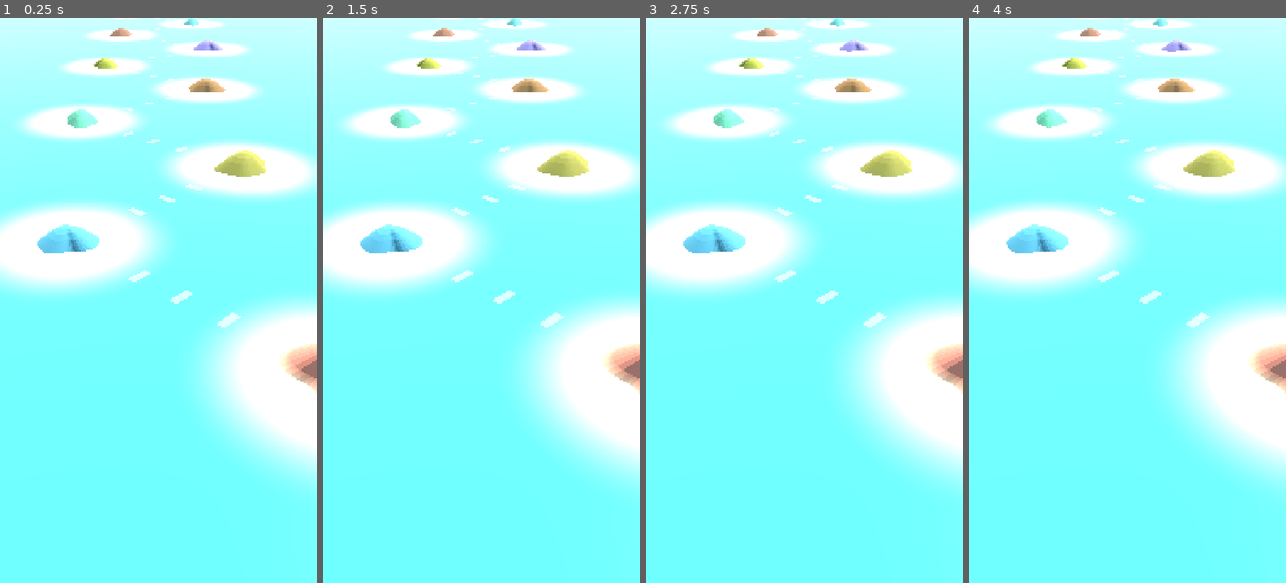
Above: before the commit, frames 1-4 (left to right).
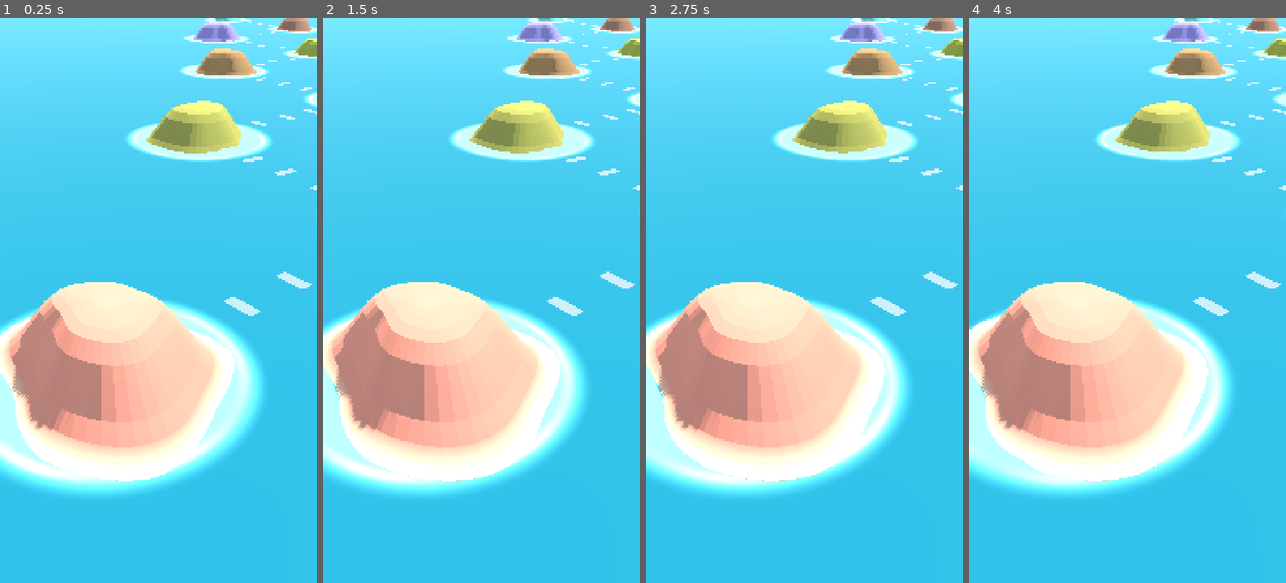
Above: after the commit, the same moments.

Repository: Ysajid/iloveyouallah
Game: Godot game, scene res://Main.tscn
The game is run twice, just before and just after one commit, with the same random seed, the same clock (stepped at 60 frames per second) and the same inputs.
Inputs:
- Up to frame 1 (0.25 s): no input
- Up to frame 2 (1.5 s): tap Enter at 1.25 s
- Up to frame 3 (2.75 s): tap Space at 2 s
- Up to frame 4 (4 s): tap Enter at 2.75 s; tap Space at 3.5 s

The runs differ from the first frame. In frame 1, 98% of the frame differs, in the area x 0-100%, y 0-100%; in frame 2, 98%; in frame 3, 98%; in frame 4, 98%.

Commit message:
Godot map renders: five passes of fixing what I could finally see
The render pipeline works. Godot's GL Compatibility renderer runs under
Xvfb on llvmpipe, so `--shot` writes a real PNG of the real scene. For
the first time in this project the visuals were checked by looking at
them, and it immediately earned its keep — five defects in four passes,
every one of them invisible to a compiler or a unit test:

- The archipelago was mirrored. The camera looks along +Z, which puts
  world -X on the right of the screen, so the islands came out as a
  mirror of the web and Compose layouts.
- The white halo around each island was not foam. WATER_SHALLOW was so
  pale it read as white, and the shore gradient smeared it over metres
  of sea. Foam was innocent; the palette was not.
- The plateau was mottled with radial banding. The innermost ring of
  the mesh collapsed every vertex onto the centre, so the whole first
  band was zero-area triangles with meaningless normals. It is a proper
  fan from a single apex now.
- The islands were pancakes. The plateau profile flattened them to the
  point of looking like shells rather than land.
- The camera framed open ocean. It tracked only the island's distance
  and stayed at x=0, so the island you are on hung off the edge of the
  frame with empty water in the middle.

Also calmed: the water was neon, the shaded flank of an island was a
dark smudge until a cool fill light was added opposite the sun.

Still to come: the labels, the card, game, profile and list screens,
and the Android export.

Co-Authored-By: Claude Opus 5 <noreply@anthropic.com>
Claude-Session: https://claude.ai/code/session_01Af372A4qCyUosTtXMCLeRb

Diff:
--- a/godot/shaders/water.gdshader
+++ b/godot/shaders/water.gdshader
@@ -38,16 +38,16 @@
 		nearest = min(nearest, d);
 	}
 
-	float shore = 1.0 - smoothstep(0.0, 5.5, max(nearest, 0.0));
+	float shore = 1.0 - smoothstep(0.0, 1.1, max(nearest, 0.0));
 	vec3 base = mix(deep_colour, shallow_colour, shore);
 
 	// a band of foam that breathes in and out against the shore
 	float t = TIME * wave_speed;
-	float band = 1.0 - smoothstep(0.0, 1.5, abs(nearest - 0.55 - sin(t * 0.9) * 0.22));
-	float texture_noise = 0.5 + 0.5 * ripple(world_pos.xz * 2.3, t * 1.4);
-	float foam = clamp(band * texture_noise * 1.2, 0.0, 1.0);
+	float band = 1.0 - smoothstep(0.0, 0.34, abs(nearest - 0.25 - sin(t * 0.9) * 0.09));
+	float texture_noise = 0.55 + 0.45 * ripple(world_pos.xz * 2.3, t * 1.4);
+	float foam = clamp(band * texture_noise, 0.0, 1.0);
 
-	ALBEDO = mix(base, foam_colour, foam * 0.85);
+	ALBEDO = mix(base, foam_colour, foam * 0.45);
 	ROUGHNESS = mix(0.10, 0.45, foam);
-	SPECULAR = 0.45;
+	SPECULAR = 0.2;
 }
--- a/godot/src/IslandMesh.gd
+++ b/godot/src/IslandMesh.gd
@@ -8,7 +8,7 @@
 ## are what make it read as a toy rather than a blob.
 
 const SEGMENTS := 48      # around the island
-const RINGS := 7          # centre out to the shore
+const RINGS := 10         # centre out to the shore
 const SKIRT_DROP := 1.35  # how far the cliff falls below the waterline
 
 
@@ -17,16 +17,19 @@
 static func _radius_at(angle: float, seed_value: int) -> float:
 	var rng := seed_value * 1.7
 	return 1.0 \
-		+ 0.14 * sin(angle * 2.0 + rng) \
-		+ 0.09 * sin(angle * 3.0 - rng * 1.3) \
-		+ 0.05 * sin(angle * 5.0 + rng * 0.7)
+		+ 0.11 * sin(angle * 2.0 + rng) \
+		+ 0.07 * sin(angle * 3.0 - rng * 1.3) \
+		+ 0.035 * sin(angle * 5.0 + rng * 0.7)
 
 
 ## Height above the waterline, as a fraction of the island radius.
 static func _height_at(t: float) -> float:
-	# flat-ish shore rising to a soft dome, so it looks walkable not conical
+	# a plateau with a rounded shoulder falling to a flat beach — a cone reads
+	# as a pimple, and these are meant to look like somewhere you could stand
 	var d := clampf(t, 0.0, 1.0)
-	return pow(cos(d * PI * 0.5), 1.6)
+	var plateau := 1.0 - smoothstep(0.34, 0.95, d)
+	var dome := 1.0 - 0.45 * d * d
+	return plateau * dome
 
 
 static func build(isl: Dictionary, radius: float, height: float) -> ArrayMesh:
@@ -39,8 +42,25 @@
 	var low := Palette.island_colour(isl, -10.0, 4.0)
 	var cliff := Palette.island_colour(isl, -26.0, 6.0)
 
-	# --- the top surface, ring by ring ---
-	for ring in RINGS:
+	# --- the cap, as a proper fan from a single apex ---
+	var apex := Vector3(0.0, _height_at(0.0) * height, 0.0)
+	var t_first := 1.0 / float(RINGS)
+	for seg in SEGMENTS:
+		var a0 := TAU * float(seg) / float(SEGMENTS)
+		var a1 := TAU * float(seg + 1) / float(SEGMENTS)
+		var r0 := _radius_at(a0, seed_value) * radius * t_first
+		var r1 := _radius_at(a1, seed_value) * radius * t_first
+		var y := _height_at(t_first) * height
+		_tri(
+			st,
+			apex,
+			Vector3(cos(a0) * r0, y, sin(a0) * r0),
+			Vector3(cos(a1) * r1, y, sin(a1) * r1),
+			top, top, top,
+		)
+
+	# --- the rest of the top surface, ring by ring ---
+	for ring in range(1, RINGS):
 		var t0 := float(ring) / float(RINGS)
 		var t1 := float(ring + 1) / float(RINGS)
 		for seg in SEGMENTS:
@@ -55,8 +75,8 @@
 			var p11 := Vector3(cos(a1) * r1 * t1, _height_at(t1) * height, sin(a1) * r1 * t1)
 
 			# sand at the waterline, the island's own colour inland
-			var c_inner := top.lerp(mid, t0) if t0 < 0.7 else mid.lerp(Palette.BEACH, (t0 - 0.7) / 0.3)
-			var c_outer := top.lerp(mid, t1) if t1 < 0.7 else mid.lerp(Palette.BEACH, (t1 - 0.7) / 0.3)
+			var c_inner := _shade_at(t0, top, mid)
+			var c_outer := _shade_at(t1, top, mid)
 
 			_tri(st, p00, p10, p11, c_inner, c_outer, c_outer)
 			_tri(st, p00, p11, p01, c_inner, c_outer, c_inner)
@@ -81,6 +101,13 @@
 	return st.commit()
 
 
+## Island colour inland, a clear band of sand at the waterline.
+static func _shade_at(t: float, top: Color, mid: Color) -> Color:
+	if t < 0.82:
+		return top.lerp(mid, t / 0.82)
+	return mid.lerp(Palette.BEACH, (t - 0.82) / 0.18)
+
+
 ## One flat-shaded triangle. Normals come from the face, never averaged.
 static func _tri(
 	st: SurfaceTool,
--- a/godot/src/MapScreen.gd
+++ b/godot/src/MapScreen.gd
@@ -5,23 +5,26 @@
 
 signal island_chosen(number: int)
 
-const WORLD_W := 46.0      # how wide the archipelago spreads
+const WORLD_W := 40.0      # how wide the archipelago spreads
 const WORLD_L := 168.0     # how far the route runs
-const ISLE_R := 3.1        # a size-1 island's radius
-const ISLE_H := 1.9        # and how tall it stands
+const ISLE_R := 4.4        # a size-1 island's radius
+const ISLE_H := 2.9        # and how tall it stands
 
 var _camera: Camera3D
 var _water_material: ShaderMaterial
 var _islands: Dictionary = {}     # island number -> Node3D
 var _who: String = ""
 var _lang: Journey.Lang = Journey.Lang.BN
-var _focus_z: float = 0.0
-var _target_z: float = 0.0
+var _focus: Vector3 = Vector3.ZERO
+var _target: Vector3 = Vector3.ZERO
 
 
 static func world_position(isl: Dictionary) -> Vector3:
+	# The camera looks along +Z, which puts world -X on the right of the screen.
+	# Flipping here keeps the archipelago the same way round as the web and
+	# Compose builds, so the islands sit where the kids already know them.
 	return Vector3(
-		(float(isl["x"]) - 0.5) * WORLD_W,
+		(0.5 - float(isl["x"])) * WORLD_W,
 		0.0,
 		float(isl["y"]) * WORLD_L,
 	)
@@ -57,7 +60,7 @@
 	env.sky = sky
 
 	env.ambient_light_source = Environment.AMBIENT_SOURCE_SKY
-	env.ambient_light_energy = 1.15
+	env.ambient_light_energy = 0.8
 	env.fog_enabled = true
 	env.fog_mode = Environment.FOG_MODE_DEPTH
 	env.fog_light_color = Color("e8f4f2")
@@ -72,10 +75,19 @@
 	# late-afternoon sun, low enough to throw the islands' shadows sideways
 	var sun := DirectionalLight3D.new()
 	sun.light_color = Color("fff4d8")
-	sun.light_energy = 1.25
+	sun.light_energy = 1.05
 	sun.shadow_enabled = true
-	sun.rotation_degrees = Vector3(-48.0, -38.0, 0.0)
+	sun.rotation_degrees = Vector3(-52.0, -34.0, 0.0)
 	add_child(sun)
+
+	# a cool fill from the opposite side, so the shaded flank of an island
+	# reads as turned-away rather than as a dark smudge
+	var fill := DirectionalLight3D.new()
+	fill.light_color = Color("cfe9f2")
+	fill.light_energy = 0.42
+	fill.shadow_enabled = false
+	fill.rotation_degrees = Vector3(-24.0, 146.0, 0.0)
+	add_child(fill)
 
 
 func _build_water() -> void:
@@ -89,7 +101,6 @@
 	_water_material.set_shader_parameter("shallow_colour", Palette.WATER_SHALLOW)
 	_water_material.set_shader_parameter("deep_colour", Palette.WATER_DEEP)
 
-	var isles: Array[Plane] = []
 	var packed: Array = []
 	for isl: Dictionary in Journey.islands:
 		var p := world_position(isl)
@@ -180,20 +191,23 @@
 	var isl := current_island()
 	if isl.is_empty():
 		return
-	_target_z = world_position(isl).z
+	_target = world_position(isl)
 	if immediate:
-		_focus_z = _target_z
+		_focus = _target
 		_place_camera()
 
 
 func _place_camera() -> void:
-	# behind and above, tilted down: enough to see the next island or two
-	_camera.position = Vector3(0.0, 19.0, _focus_z - 22.0)
-	_camera.look_at(Vector3(0.0, 0.0, _focus_z + 7.0), Vector3.UP)
+	# Centred on the island you are on, not on the middle of the ocean: it
+	# leans a little toward the archipelago's centre line so the next island
+	# stays in shot.
+	var eye_x: float = _focus.x * 0.55
+	_camera.position = Vector3(eye_x, 12.5, _focus.z - 15.5)
+	_camera.look_at(Vector3(_focus.x * 0.85, 0.6, _focus.z + 4.0), Vector3.UP)
 
 
 func _process(delta: float) -> void:
 	if _camera == null:
 		return
-	_focus_z = lerpf(_focus_z, _target_z, clampf(delta * 2.2, 0.0, 1.0))
+	_focus = _focus.lerp(_target, clampf(delta * 2.2, 0.0, 1.0))
 	_place_camera()
--- a/godot/src/Palette.gd
+++ b/godot/src/Palette.gd
@@ -21,8 +21,8 @@
 const EMPTY_STAR := Color("dccfb6")
 
 const BEACH := Color("f6e6c4")
-const WATER_SHALLOW := Color("bfe8ef")
-const WATER_DEEP := Color("3f9fb8")
+const WATER_SHALLOW := Color("74c2d2")
+const WATER_DEEP := Color("1f6b84")
 const SUN := Color("fff6dc")
 
 ## One island's colour, lightened or darkened. Every face stays on one hue so
Not shown, added: godot/fonts/NotoNaskhArabic-Bold.ttf.import
Not shown, added: godot/fonts/NotoNaskhArabic-Regular.ttf.import
Not shown, added: godot/fonts/NotoSansBengali-Bold.ttf.import
Not shown, added: godot/fonts/NotoSansBengali-Regular.ttf.import
Not shown, added: godot/shaders/water.gdshader.uid
Not shown, added: godot/src/IslandMesh.gd.uid
Not shown, added: godot/src/Journey.gd.uid
Not shown, added: godot/src/Main.gd.uid
Not shown, added: godot/src/MapScreen.gd.uid
Not shown, added: godot/src/Palette.gd.uid
Not shown, added: godot/src/Store.gd.uid
